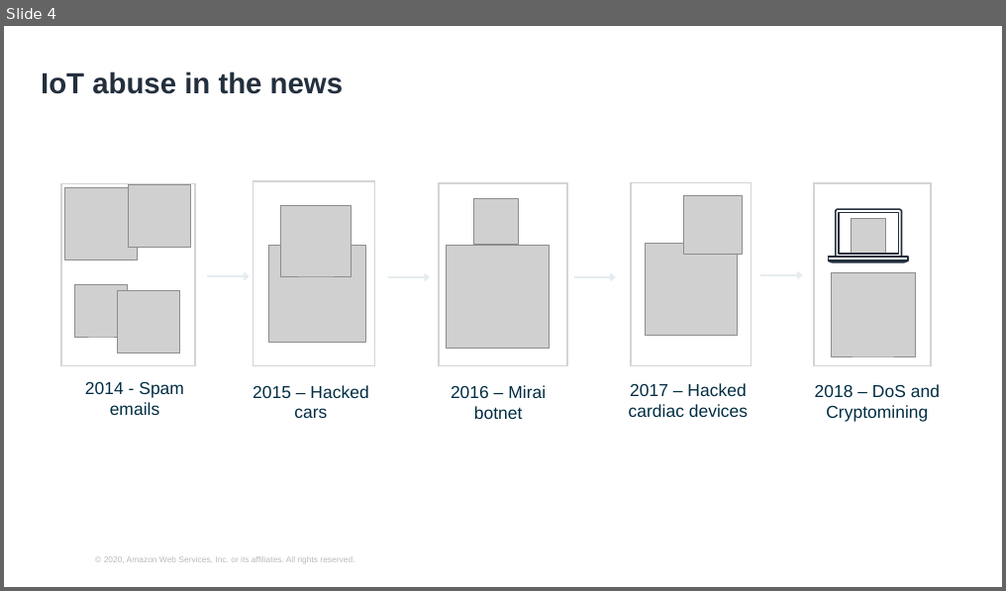
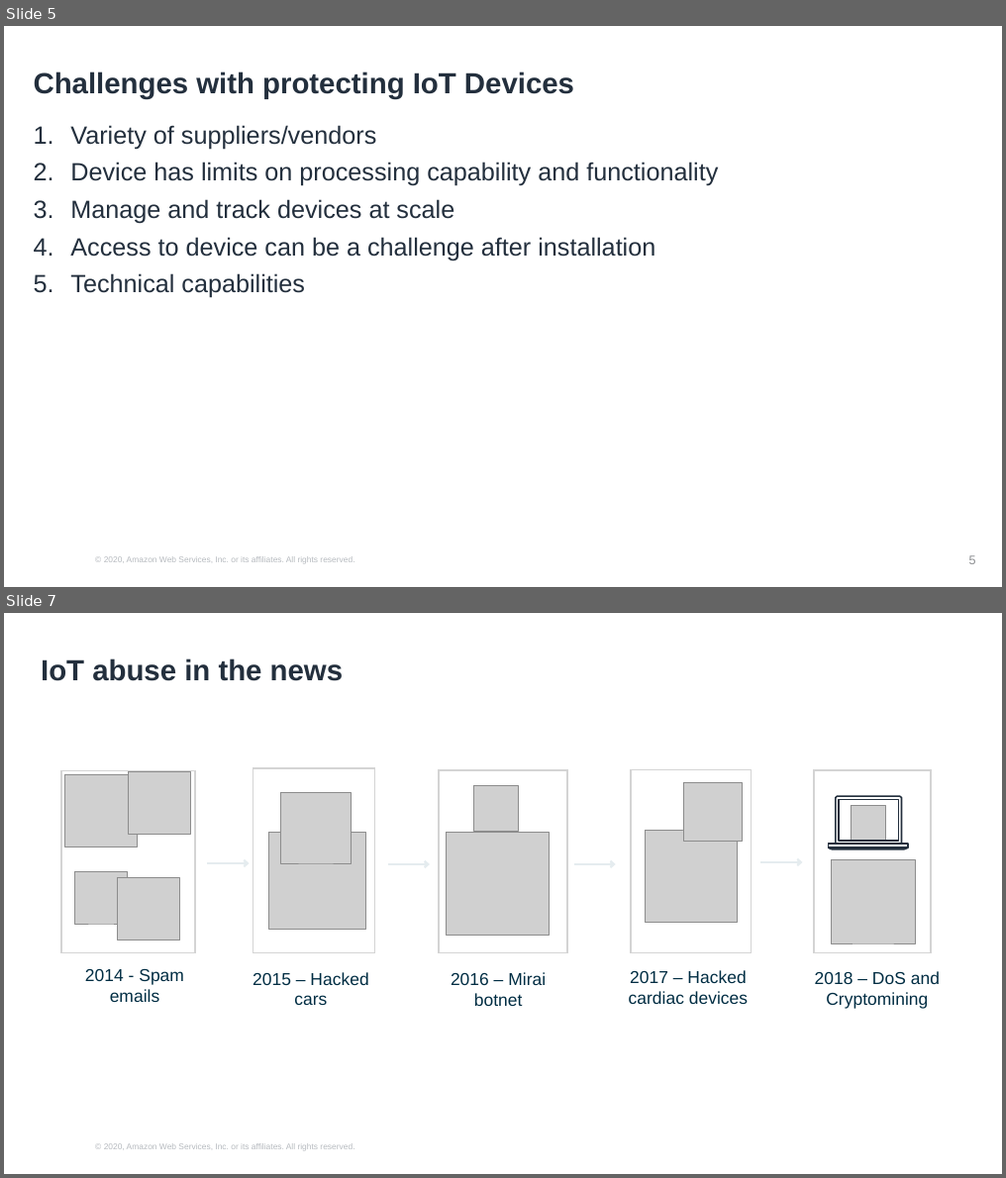
Before and after one commit to hongpham/Workshop-Protect-your-IoT-fleet, a slide deck: Protect your IoT fleet presentation.pptx. Shown one above the other, each under a label of ours: slide 4 before the commit, slides 5 and 7 after it; the slides between them are not shown. The pictures are 1006x591 and 1006x1178 pixels, drawn with LibreOffice and Linux fonts; fonts in the diff are those of the drawing; grey boxes stand for pictures; background and template pictures are left out. Boxes give left, top, right and bottom in pixels: in the first picture for what was removed or moved away, otherwise in the second. Text is boxed around its words. In the diff, an @@ line names an element or a change of style, - is before the commit and + after.

```diff
--- a/Protect your IoT fleet presentation.pptx
+++ b/Protect your IoT fleet presentation.pptx
@@ slide 5 added at [4, 26, 1002, 587], background #FFFFFF; not listed: 1 template element that a slide beside it also shows @@
@@ title added at [34, 72, 574, 99], 28 pt, text #232F3D, bold @@
+Challenges with protecting IoT Devices
@@ text added at [70, 125, 718, 298], 24 pt, text #232F3D @@
+1. Variety of suppliers/vendors
+2. Device has limits on processing capability and functionality
+3. Manage and track devices at scale
+4. Access to device can be a challenge after installation
+5. Technical capabilities
@@ page number added at [969, 556, 976, 565], 12 pt, text #8D8F92 @@
+5
@@ what was slide 4 is now slide 7 @@
```
Also in this commit, not shown: 5 slides changed, 7 other slides added, 5 slides removed, 7 other files.
